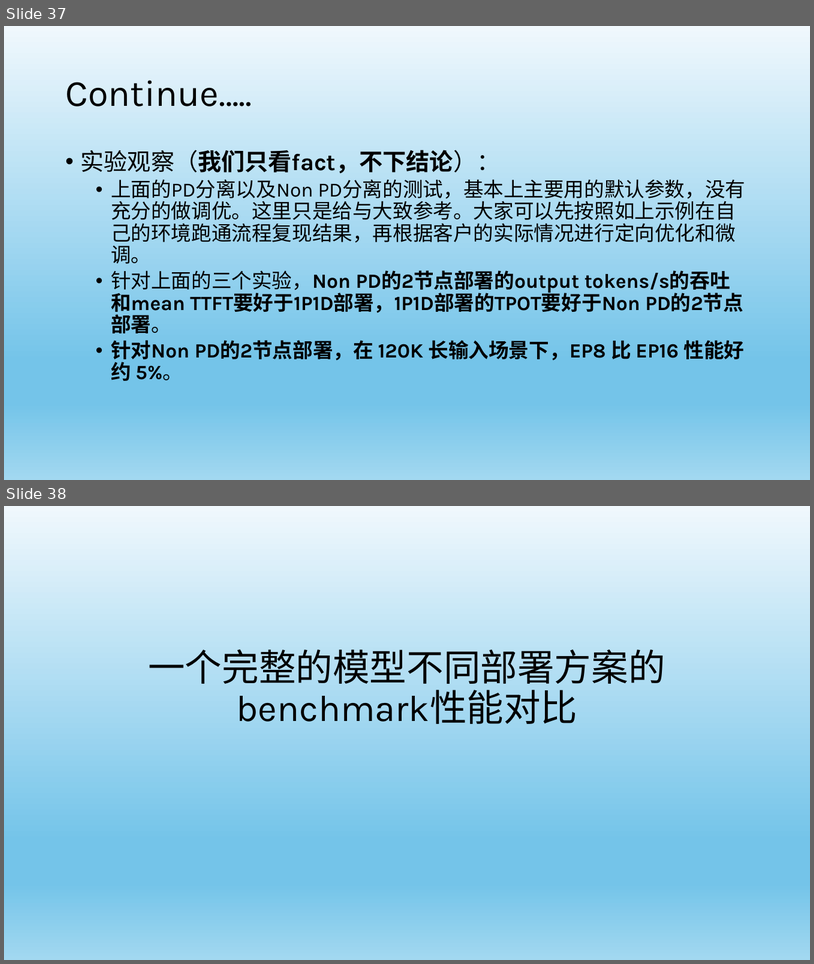
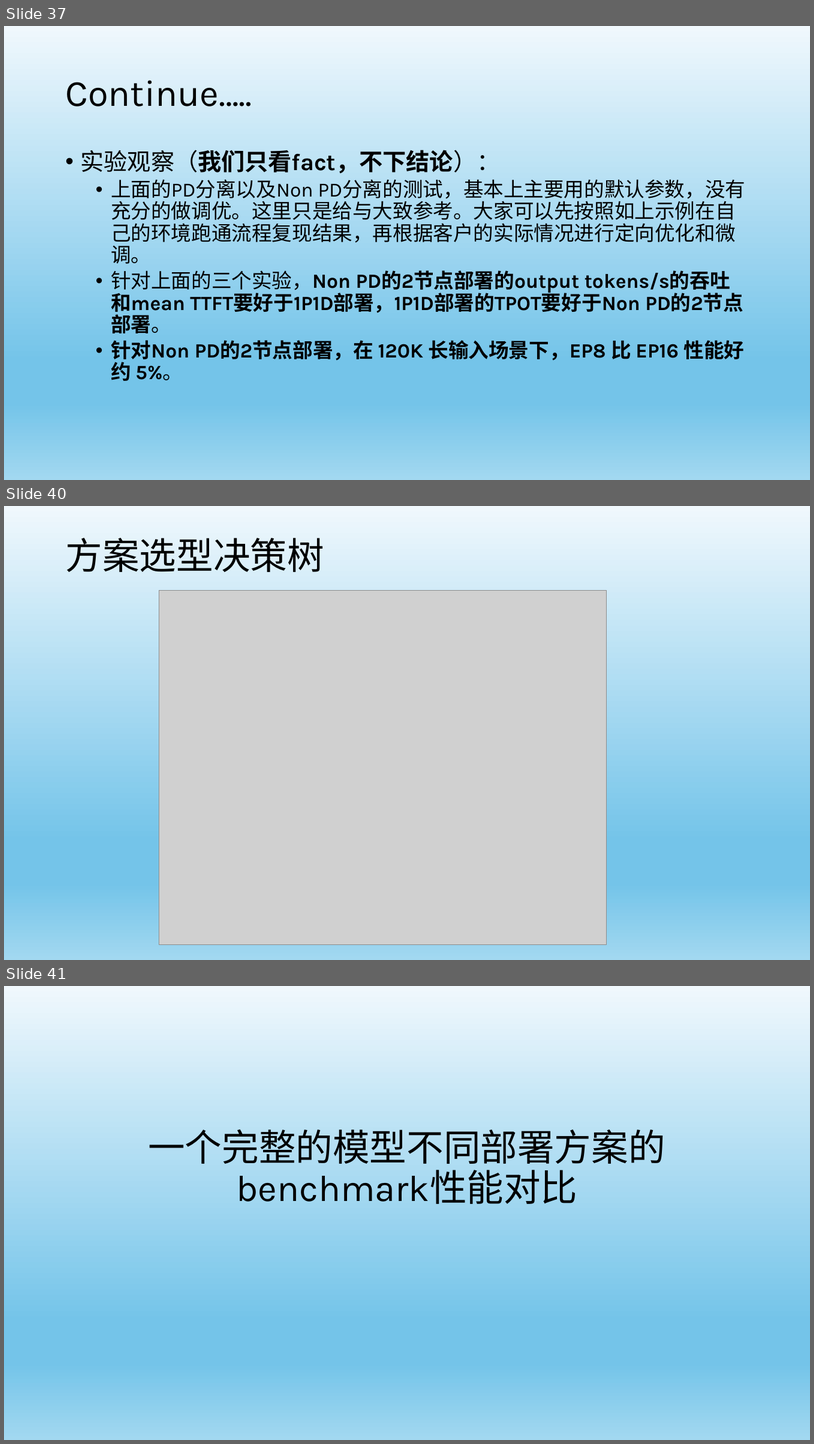
Before and after one commit to yuhuiaws/ML-study, a slide deck: 生成式AI/LLM/大模型推理的项目实践 for public.pptx. Shown one above the other, each under a label of ours: slides 37 and 38 before the commit, slides 37, 40 and 41 after it; the slides between them are not shown. The pictures are 814x964 and 814x1444 pixels, drawn with LibreOffice and Linux fonts; fonts in the diff are those of the drawing; grey boxes stand for pictures. Boxes give left, top, right and bottom in pixels: in the first picture for what was removed or moved away, otherwise in the second. Text is boxed around its words. In the diff, an @@ line names an element or a change of style, - is before the commit and + after.

```diff
--- a/生成式AI/LLM/大模型推理的项目实践 for public.pptx
+++ b/生成式AI/LLM/大模型推理的项目实践 for public.pptx
@@ slide 40 added at (4,506,810,960), background gradient #F0F8FD to #74C4E9 to #A2D8F0 @@
@@ title added at (65,538,324,572), 44 pt, text #000000 @@
+方案选型决策树
@@ picture added at (159,591,607,945) @@
@@ what was slide 38 is now slide 41 @@
```
Also in this commit, not shown: 5 slides changed, 2 other slides added.
